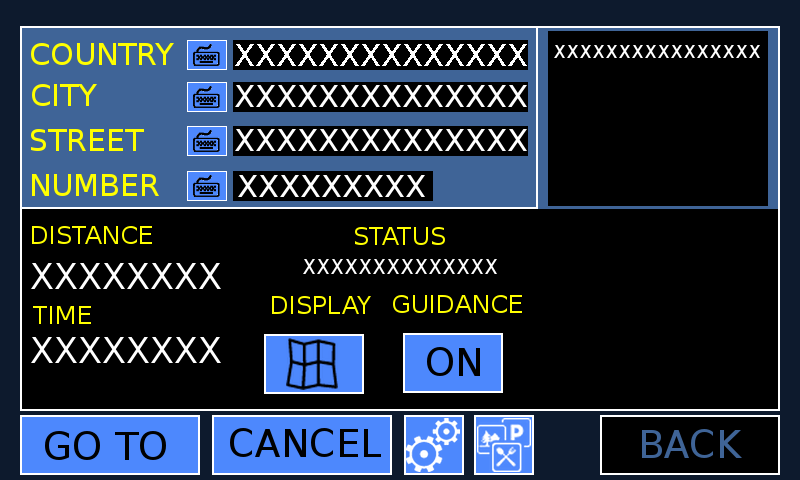
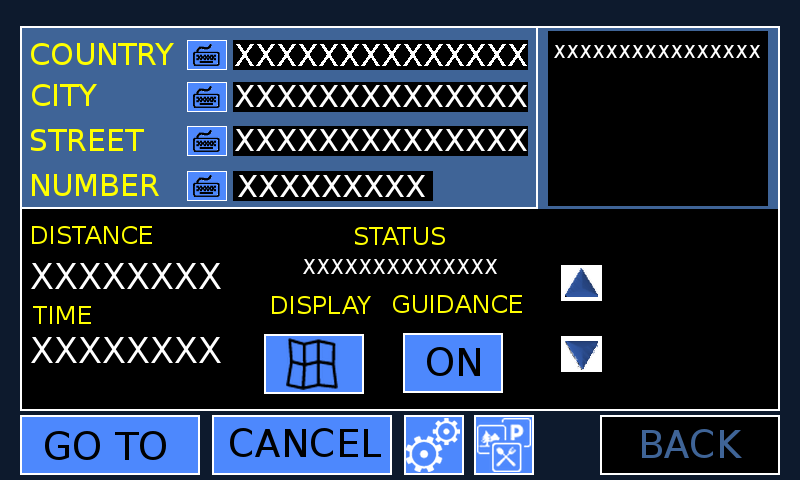
Before/after of a w=800, h=480 layered artwork. What changed in the layer stack:
painted on "crossroadZoom" over 561, 265, 602, 372
added group "prev-maneuver" with 2 layers above "next-maneuver" over 561, 265, 602, 301
added layer "arrow-prev-maneuver" in group "prev-maneuver" over 565, 268, 598, 297
added layer "bkg-prev-maneuver" in group "prev-maneuver" over 561, 265, 602, 301
added group "next-maneuver" with 2 layers above "listArea" over 561, 336, 602, 372
added layer "arrow-next-maneuver" in group "next-maneuver" over 565, 341, 598, 370
added layer "bkg-next-maneuver" in group "next-maneuver" over 561, 336, 602, 372
